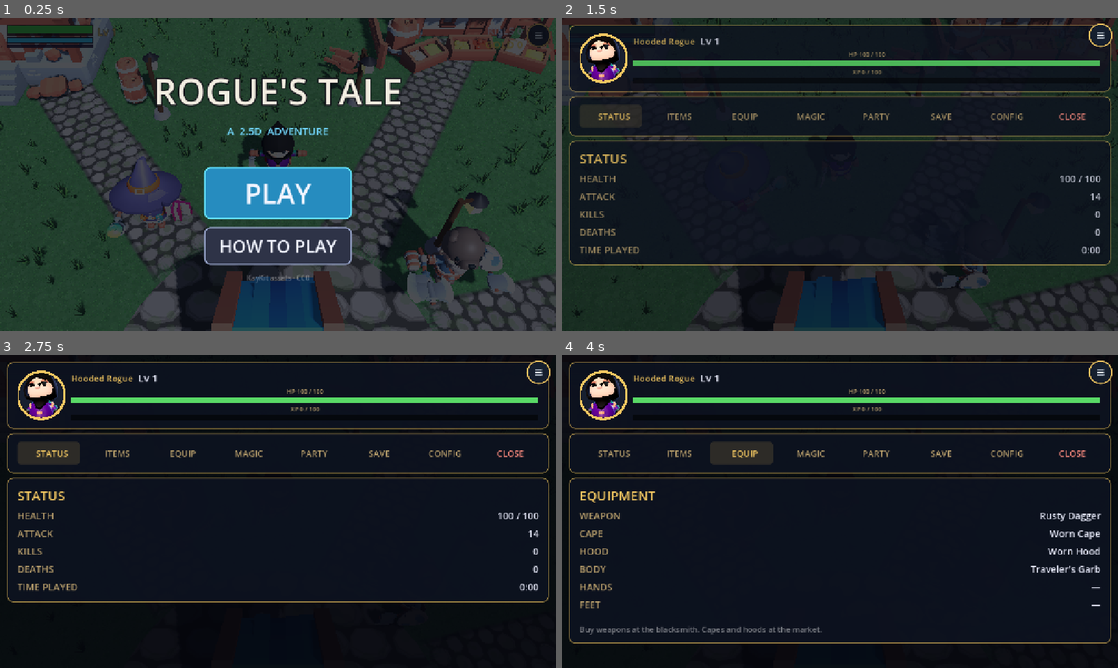
Above: before the commit, frames 1-4 (two rows, left to right).
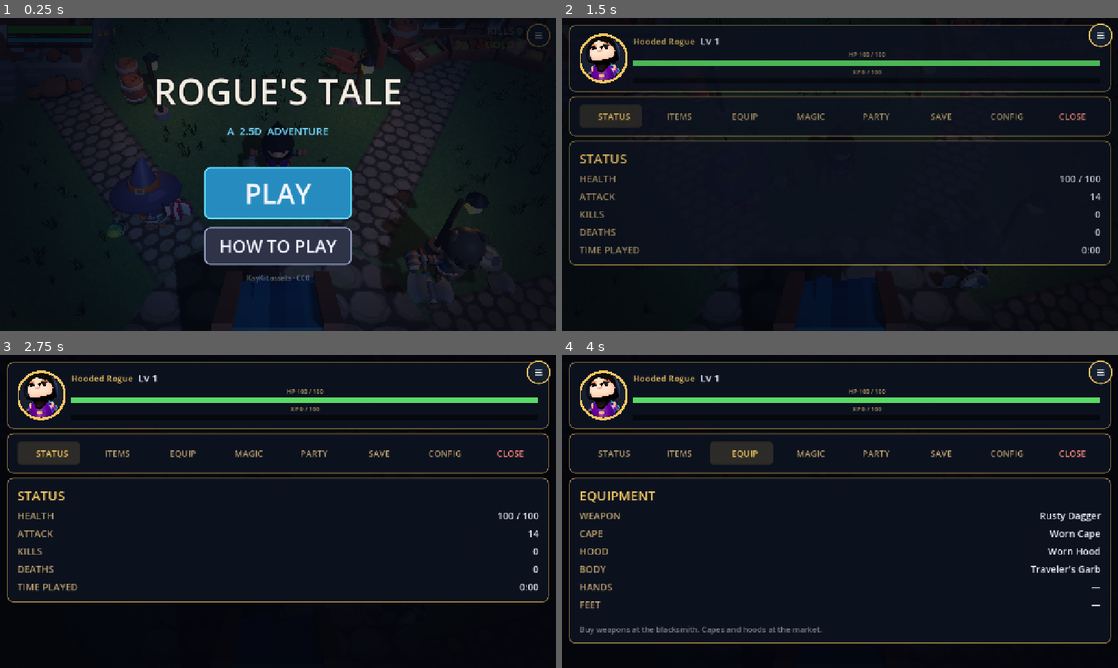
Above: after the commit, the same moments.

Repository: OuterHeavenX/godot-2.5D-rpg
Game: Godot game, scene res://src/world/main.tscn
Same seed, same stepped clock (60 frames per second), same inputs: the game is played once before the commit and once after it.
Inputs (mouse positions are in pixels of both pictures, inside the frame that each line leads up to):
- Up to frame 1 (0.25 s): no input
- Up to frame 2 (1.5 s): click "PLAY" at 0.5 s; drag from (1101, 36) to (895, 105) at 1.27 s
- Up to frame 3 (2.75 s): click "STATUS" at 2 s
- Up to frame 4 (4 s): click "ITEMS" at 2.75 s; click "EQUIP" at 3.5 s

The runs differ from the first frame. In frame 1, 71% of the frame differs, in the area x 0-100%, y 0-100%; in frame 2, 17%; in frame 3, less than 0.1%; in frame 4, less than 0.1%.

Commit message:
Grimdark atmosphere: cold moonlight, dark ambient, distance fog, vignette overlay, flickering lamp lights

Diff:
--- /dev/null
+++ b/src/fx/vignette.gd
@@ -0,0 +1,15 @@
+extends CanvasLayer
+## Grimdark vignette: darkens the screen edges for a cinematic, moody frame.
+## Pure 2D overlay — no 3D perf cost.
+
+func _ready() -> void:
+	layer = 5  # Above the world, below UI.
+	var rect := ColorRect.new()
+	rect.set_anchors_preset(Control.PRESET_FULL_RECT)
+	rect.mouse_filter = Control.MOUSE_FILTER_IGNORE
+	var shader := Shader.new()
+	shader.code = "shader_type canvas_item;\nuniform vec4 edge_color : source_color = vec4(0.0, 0.0, 0.02, 1.0);\nuniform float strength = 0.6;\nuniform float inner_radius = 0.55;\nvoid fragment() {\n\tvec2 centered = (UV - vec2(0.5)) * vec2(1.4, 1.0);\n\tfloat d = length(centered) * 2.0;\n\tfloat v = smoothstep(inner_radius, 1.5, d) * strength;\n\tCOLOR = vec4(edge_color.rgb, v);\n}\n"
+	var mat := ShaderMaterial.new()
+	mat.shader = shader
+	rect.material = mat
+	add_child(rect)
--- a/src/world/main.tscn
+++ b/src/world/main.tscn
@@ -19,14 +19,21 @@
 [ext_resource type="Script" path="res://src/ui/dialogue_ui.gd" id="17_dialogue"]
 [ext_resource type="Script" path="res://src/world/villagers.gd" id="18_villagers"]
 [ext_resource type="Script" path="res://src/world/wilderness.gd" id="19_wilderness"]
+[ext_resource type="Script" path="res://src/fx/vignette.gd" id="20_vignette"]
 
 [sub_resource type="Environment" id="Environment_main"]
 background_mode = 1
-background_color = Color(0.1, 0.1, 0.15, 1)
+background_color = Color(0.02, 0.03, 0.06, 1)
 ambient_light_source = 2
-ambient_light_color = Color(0.6, 0.65, 0.8, 1)
-ambient_light_energy = 0.6
+ambient_light_color = Color(0.32, 0.4, 0.55, 1)
+ambient_light_energy = 0.35
 tonemap_mode = 2
+fog_enabled = true
+fog_light_color = Color(0.1, 0.13, 0.2, 1)
+fog_light_energy = 0.6
+fog_sun_scatter = 0.1
+fog_density = 0.015
+fog_sky_affect = 0.3
 
 [sub_resource type="PlaneMesh" id="PlaneMesh_ground"]
 size = Vector2(60, 100)
@@ -47,7 +54,8 @@
 
 [node name="DirectionalLight3D" type="DirectionalLight3D" parent="."]
 transform = Transform3D(0.866025, -0.353553, 0.353553, 0, 0.707107, 0.707107, -0.5, -0.612372, 0.612372, 0, 10, 0)
-light_energy = 1.1
+light_color = Color(0.65, 0.75, 1.0, 1.0)
+light_energy = 0.7
 shadow_enabled = true
 
 [node name="CameraRig" type="Node3D" parent="."]
@@ -117,6 +125,9 @@
 [node name="Wilderness" type="Node3D" parent="."]
 script = ExtResource("19_wilderness")
 
+[node name="Vignette" type="CanvasLayer" parent="."]
+script = ExtResource("20_vignette")
+
 [node name="MainMenu" parent="." instance=ExtResource("12_menu")]
 
 [node name="CharMenu" parent="." instance=ExtResource("13_char")]
--- a/src/world/props.gd
+++ b/src/world/props.gd
@@ -40,6 +40,8 @@
 var _stone_mat: StandardMaterial3D
 var _glass_mat: StandardMaterial3D
 var _metal_mat: StandardMaterial3D
+var _lamp_lights: Array[OmniLight3D] = []
+var _flicker_time := 0.0
 
 func _ready() -> void:
 	_make_lamp_materials()
@@ -186,3 +188,25 @@
 	cs.shape = box
 	cs.position = pos + Vector3(0, 1.3, 0)
 	collision_body.add_child(cs)
+
+	# Warm flickering light inside the lamp cage (grimdark: faint torches
+	# in the cold dark).
+	var glow := OmniLight3D.new()
+	glow.position = Vector3(0.55, 2.18, 0)
+	glow.light_color = Color(1.0, 0.62, 0.25)
+	glow.light_energy = 1.6
+	glow.omni_range = 7.0
+	glow.omni_attenuation = 1.2
+	glow.shadow_enabled = false
+	lamp.add_child(glow)
+	_lamp_lights.append(glow)
+
+func _process(delta: float) -> void:
+	# Subtle torch flicker.
+	_flicker_time += delta
+	for i in _lamp_lights.size():
+		var light := _lamp_lights[i]
+		var n := sin(_flicker_time * 11.0 + float(i) * 1.7) * 0.5 \
+			+ sin(_flicker_time * 23.0 + float(i) * 3.1) * 0.3 \
+			+ sin(_flicker_time * 5.0 + float(i) * 0.9) * 0.2
+		light.light_energy = 1.6 + n * 0.35
Not shown, added: src/fx/vignette.gd.uid
Not shown, changed: docs/index.html
Not shown, changed: docs/index.pck
